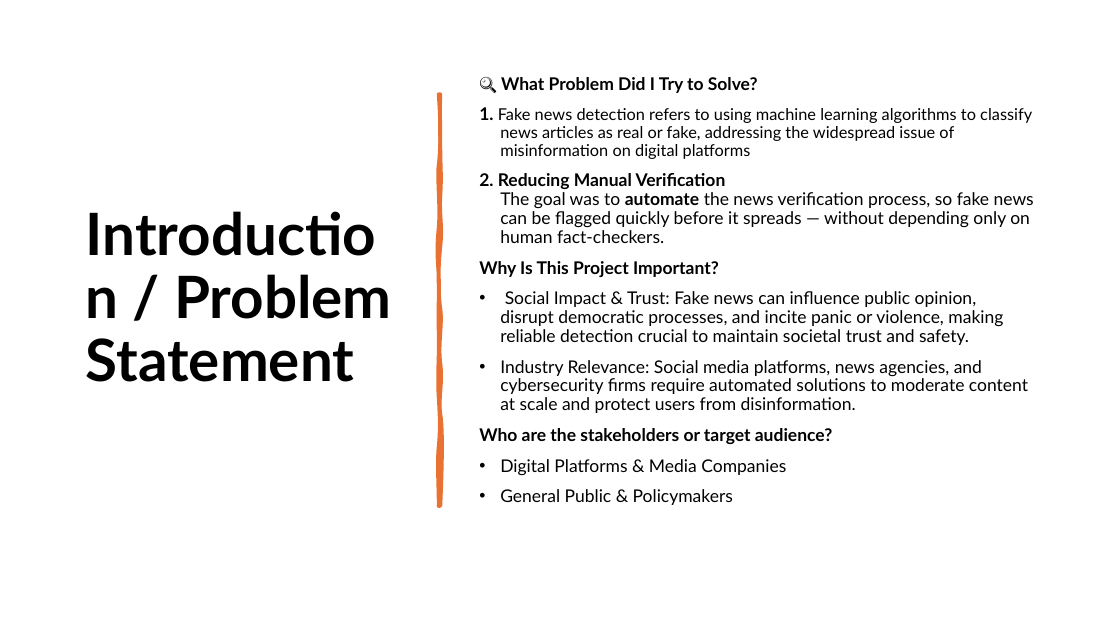
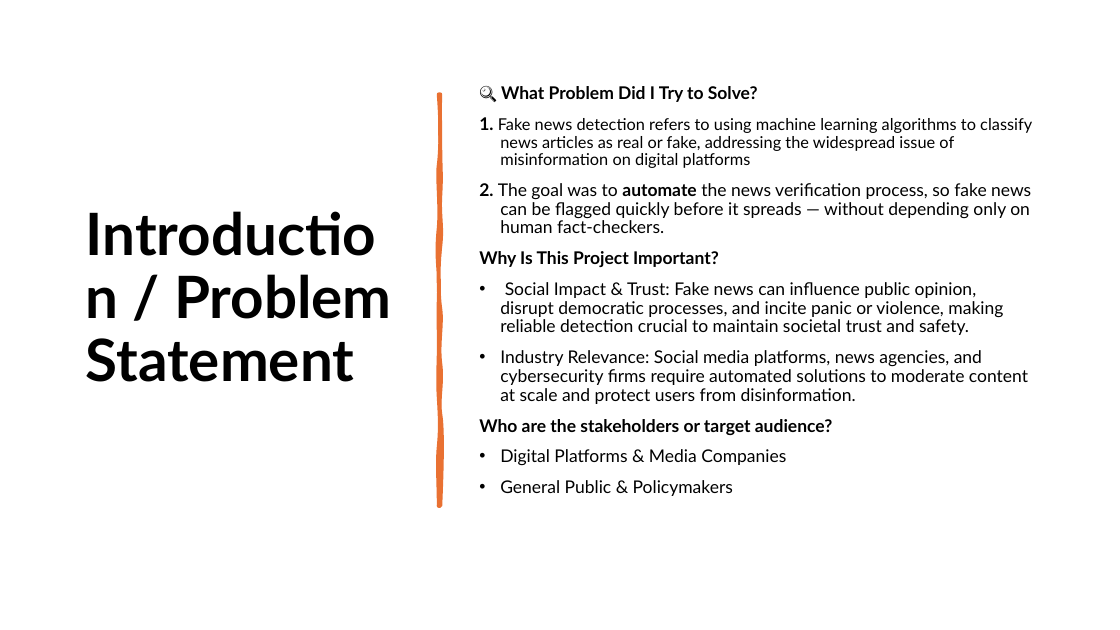
Before and after one commit to Vishnu-Bijjam/Capstone_Project_Vishnu, a slide deck: slide 2 of Capstone PPT Vishnu.pptx. Drawn at 1120x630 pixels with LibreOffice and Linux fonts; fonts in the diff are those of the drawing. Boxes give left, top, right and bottom in pixels: in the first picture for what was removed or moved away, otherwise in the second. Text is boxed around its words. In the diff, an @@ line names an element or a change of style, - is before the commit and + after.

Commit message:
updated ppt

```diff
--- a/Capstone PPT Vishnu.pptx
+++ b/Capstone PPT Vishnu.pptx
@@ text at [479,183,1031,233]: text changed @@
-2. Reducing Manual Verification
-The goal was to automate the news verification process, so fake news can be flagged quickly before it spreads — without depending only on human fact-checkers.
+2. The goal was to automate the news verification process, so fake news can be flagged quickly before it spreads — without depending only on human fact-checkers.
```
Also in this commit, not shown: 1 other slide changed.
